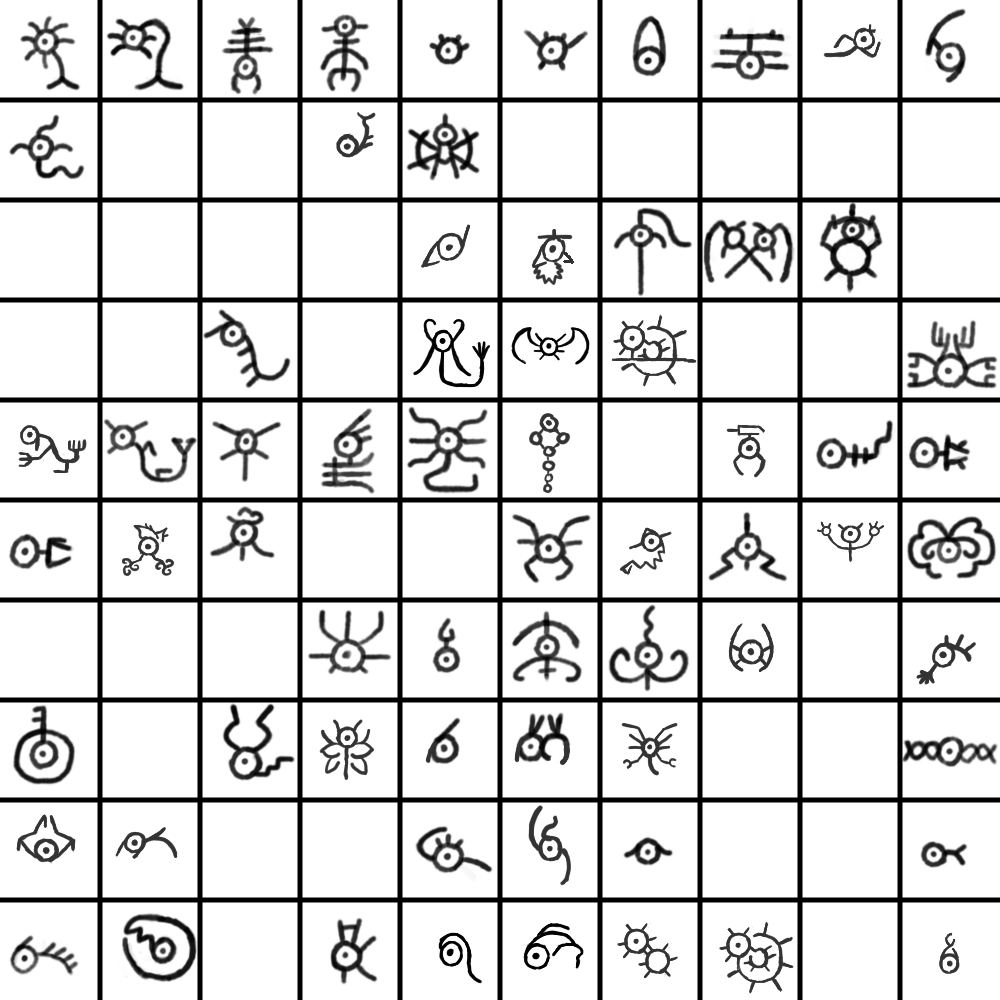
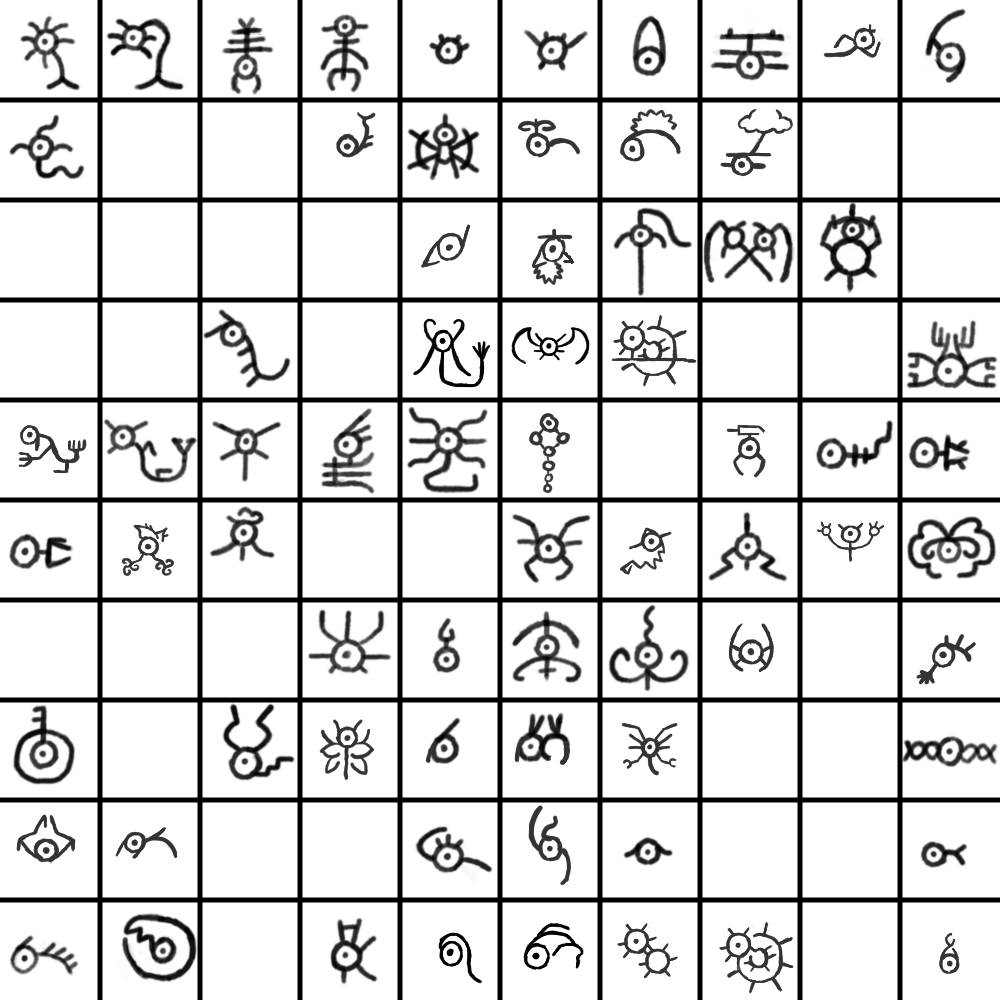
The second 1000px x 1000px image is a revision of the first. Changes to its layers:
painted on "Paint Layer 1" over box(517, 108, 793, 177)
